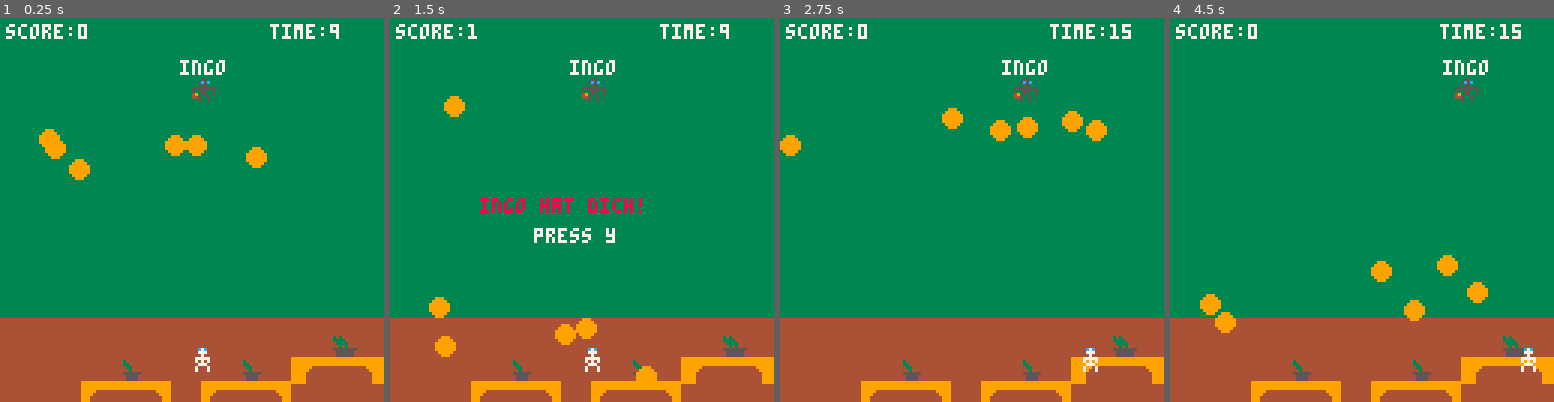
Above: before the commit, frames 1-4 (left to right).
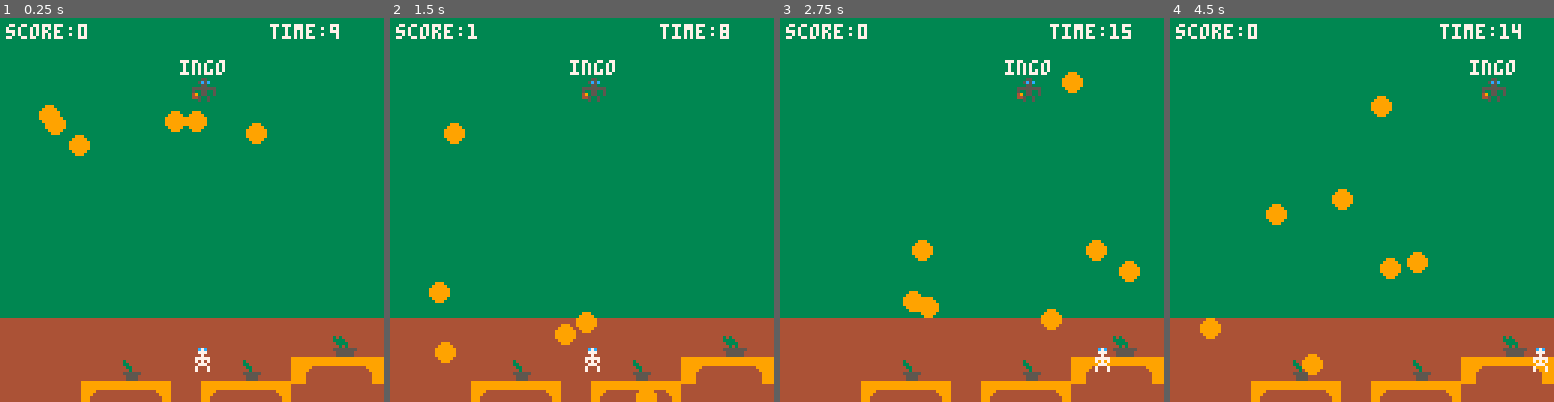
Above: after the commit, the same moments.

Repository: fpiesik/sursa_25-26
Game: PICO-8 cartridge files/sam_h.p8
The game is run twice, just before and just after one commit, with the same random seed, the same clock (stepped at 60 frames per second) and the same inputs.
Inputs:
- Up to frame 1 (0.25 s): no input
- Up to frame 2 (1.5 s): tap X (X key) at 0.33, 1.07 s; tap O (Z key) at 0.7 s
- Up to frame 3 (2.75 s): hold Right 1.6-2.1 s; tap O (Z key) at 1.7, 2.1, 2.5 s; tap X (X key) at 1.85 s; hold Right from 2.47 s (still down)
- Up to frame 4 (4.5 s): tap O (Z key) every 0.4 s from 2.9 to 4.1 s; tap X (X key) at 2.97, 4.08 s; release Right at 3.03 s; hold Left 3.08-3.58 s; hold Right from 4.02 s (still down)

The runs differ from the first frame. In frame 1, 2.5% of the frame differs, in the area x 10-70%, y 22-43%; in frame 2, 2.6%; in frame 3, 3.7%; in frame 4, 3.7%, in the area x 7-99%, y 1-93%.

Commit message:
Update sam_h.p8

Diff:
--- a/files/sam_h.p8
+++ b/files/sam_h.p8
@@ -33,7 +33,7 @@
  add(foods,{
   x=rnd(120),
   y=ingo.y,
-  spd=2+rnd(2)
+  spd=1+rnd(2)
  })
 end
 
@@ -94,8 +94,8 @@
   end
 
   -- collision
-  if abs(player.x-f.x)<6
-  and abs(player.y-f.y)<6 then
+  if abs(player.x-f.x)<2
+  and abs(player.y-f.y)<2 then
    gameover=true
   end
  end
